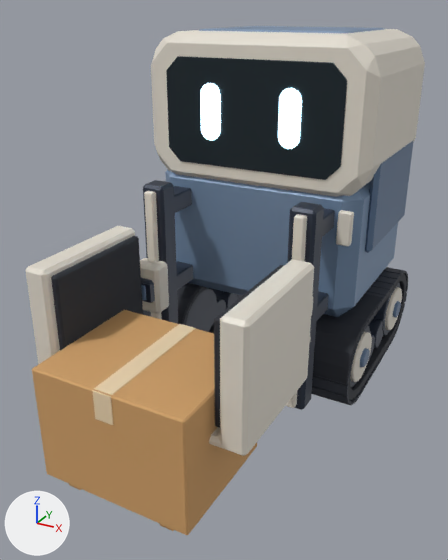
One commit to the glTF model assets/models/robots/shtabel.glb: the scene before it, then after it.
Camera for both pictures: a 50 mm camera at (0.747, -1.694, 1.059) aimed at (-0.015, -0.309, 0.367). Lighting does not change. The marker at lower left points along +X, +Y and +Z. The older version comes first. Where no turn or scale is listed for an object, it has been applied to the vertices.

In view in the first picture: 'Body_FaceHousing', 'Body_LowerShell', 'Body_SidePanel_R', 'Box_Carton', 'Box_Foot_L', 'Box_Foot_R', 'Box_TapeFront', 'Box_TapeTop', 'Face_DarkScreen', 'Gripper_InnerPad_L', 'Gripper_InnerPad_R', 'Gripper_LShelf_L', 'Gripper_LShelf_R', 'Lift_Carriage_L', 'Lift_RailHousing_L', 'Lift_RailHousing_R', 'Reach_Outer_L', 'Track_Belt_R', 'Track_Treads_R', 'Width_Slider_L' and 25 more.
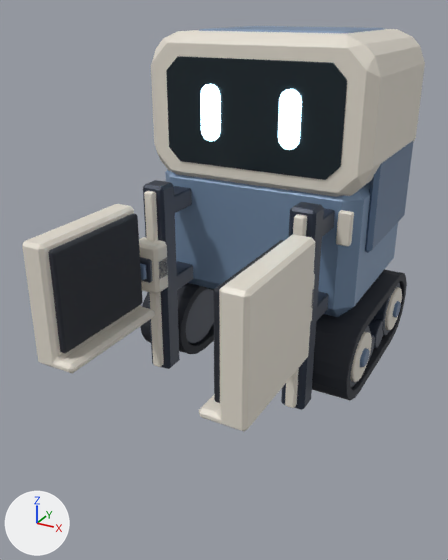
ob_lift_l is not drawn itself; it is the parent of ob_reach_l.

Where the newer file only moved an object's origin or applied its transform, the numbers keep the older frame.

Edits to the bpy script that builds the scene:
```text
Remove ob_box_carton:
    ob_box_carton = bpy.data.objects.new('Box_Carton', me_box_carton_mesh)
    ob_box_carton.location = (0.0, -0.692, 0.177)
Remove ob_box_foot_l:
    ob_box_foot_l = bpy.data.objects.new('Box_Foot_L', me_box_foot_l_mesh)
    ob_box_foot_l.location = (-0.132, -0.692, 0.014)
Remove ob_box_foot_r:
    ob_box_foot_r = bpy.data.objects.new('Box_Foot_R', me_box_foot_r_mesh)
    ob_box_foot_r.location = (0.132, -0.692, 0.014)
Remove ob_box_tapefront:
    ob_box_tapefront = bpy.data.objects.new('Box_TapeFront', me_box_tapefront_mesh)
    ob_box_tapefront.location = (0.0, -0.863, 0.29)
Remove ob_box_tapetop:
    ob_box_tapetop = bpy.data.objects.new('Box_TapeTop', me_box_tapetop_mesh)
    ob_box_tapetop.location = (0.0, -0.692, 0.327)
Change ob_lift_l:
    ob_lift_l.location: (-0.219, -0.369, 0.329) -> (-0.219, -0.369, 0.391)
Change ob_lift_carriage_l:
    ob_lift_carriage_l.location: (-0.219, -0.369, 0.329) -> (-0.219, -0.369, 0.391)
Change ob_gripper_innerpad_l:
    ob_gripper_innerpad_l.location: (-0.213, -0.592, 0.371) -> (-0.212, -0.592, 0.433)
Change ob_gripper_lshelf_l:
    ob_gripper_lshelf_l.location: (-0.001, -0.592, 0.0) -> (0.0, -0.592, 0.062)
Change ob_width_slider_l:
    ob_width_slider_l.location: (-0.0115, -0.028, 0.0) -> (0.0, 0.0, 0.0)
Change ob_reach_outer_l:
    ob_reach_outer_l.location: (-0.219, -0.377, 0.329) -> (-0.219, -0.377, 0.391)
Change ob_gripper_innerpad_r:
    ob_gripper_innerpad_r.location: (0.213, -0.592, 0.371) -> (0.212, -0.592, 0.433)
Change ob_gripper_lshelf_r:
    ob_gripper_lshelf_r.location: (0.001, -0.592, 0.0) -> (0.0, -0.592, 0.062)
Remove ob_track_treads_r:
    ob_track_treads_r = bpy.data.objects.new('Track_Treads_R', me_tread_mesh_036)
    ob_track_treads_r.location = (0.268, 0.257, 0.008)
```

Changed parts and their boxes [x1, y1, x2, y2] in the pictures (448 x 560 px):
'Box_Carton', deleted (orange): before [32, 310, 257, 535]
'Gripper_LShelf_R', moved: before [209, 259, 314, 456]; after [199, 234, 315, 432]
'Gripper_InnerPad_L', moved: before [51, 236, 143, 350]; after [48, 214, 143, 353]
'Gripper_LShelf_L', moved: before [26, 226, 135, 364]; after [22, 204, 155, 373]
'Lift_Carriage_L', moved: before [140, 258, 169, 314]; after [139, 237, 168, 294]
'Track_Treads_R', deleted: before [311, 267, 408, 405]
'Box_TapeTop', deleted (beige): before [94, 324, 196, 395]
'Gripper_InnerPad_R', moved: before [214, 265, 283, 428]; after [213, 240, 283, 403]
'Box_TapeFront', deleted (beige): before [92, 390, 113, 425]
'Width_Slider_L', moved: before [141, 282, 155, 303]; after [159, 258, 168, 280]
'Reach_Outer_L', moved (mostly hidden before): before [141, 278, 153, 284]; after [140, 257, 153, 283]
'Box_Foot_R', deleted (mostly hidden): before [160, 524, 174, 531]
'Box_Foot_L', deleted (mostly hidden): before [69, 484, 81, 490]
